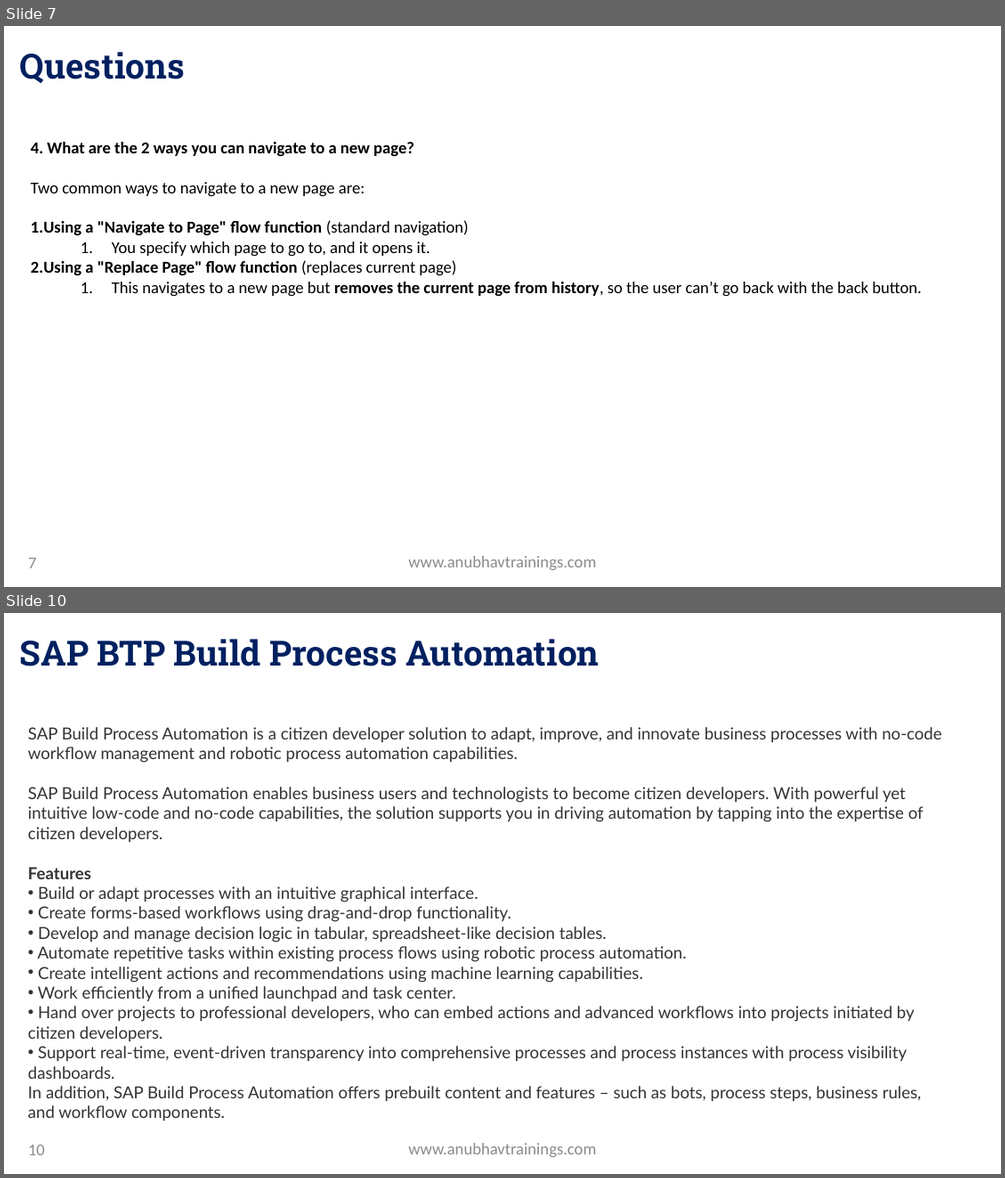
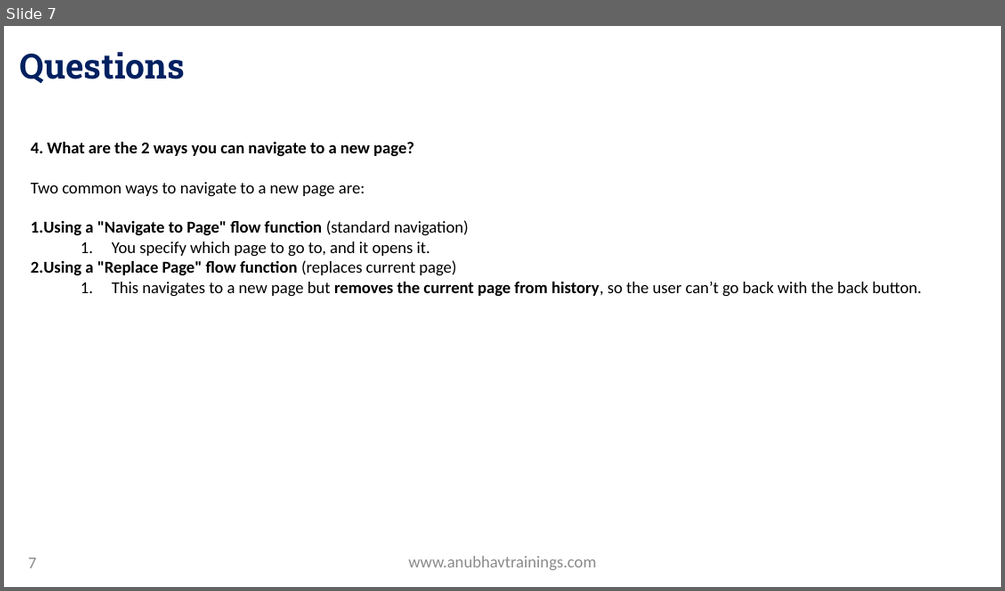
Before and after one commit to soyuztechnologies/SAP_BTP_Build_Apps_Training, a slide deck: Day 7/Day 7 -Build Apps Training.pptx. Shown one above the other, each under a label of ours: slides 7 and 10 before the commit, slide 7 after it; the slides between them are not shown. The pictures are 1005x1178 and 1005x591 pixels, drawn with LibreOffice and Linux fonts; fonts in the diff are those of the drawing; background and template pictures are left out. Boxes give left, top, right and bottom in pixels: in the first picture for what was removed or moved away, otherwise in the second. Text is boxed around its words. In the diff, an @@ line names an element or a change of style, - is before the commit and + after.

```diff
--- a/Day 7/Day 7 -Build Apps Training.pptx
+++ b/Day 7/Day 7 -Build Apps Training.pptx
@@ slide 10 removed at bbox=[4, 613, 1001, 1174], background picture (left out) @@
@@ title removed at bbox=[20, 639, 599, 666] @@
-SAP BTP Build Process Automation
@@ text removed at bbox=[28, 727, 941, 1121] @@
-SAP Build Process Automation is a citizen developer solution to adapt, improve, and innovate business processes with no-code workflow management and robotic process automation capabilities.
-SAP Build Process Automation enables business users and technologists to become citizen developers. With powerful yet intuitive low-code and no-code capabilities, the solution supports you in driving automation by tapping into the expertise of citizen developers.
-Features
-• Build or adapt processes with an intuitive graphical interface.
-• Create forms-based workflows using drag-and-drop functionality.
-• Develop and manage decision logic in tabular, spreadsheet-like decision tables.
-• Automate repetitive tasks within existing process flows using robotic process automation.
-• Create intelligent actions and recommendations using machine learning capabilities.
-• Work efficiently from a unified launchpad and task center.
-• Hand over projects to professional developers, who can embed actions and advanced workflows into projects initiated by citizen developers.
-• Support real-time, event-driven transparency into comprehensive processes and process instances with process visibility dashboards.
-In addition, SAP Build Process Automation offers prebuilt content and features – such as bots, process steps, business rules, and workflow components.
@@ page number removed at bbox=[28, 1144, 45, 1155] @@
-10
@@ text removed at bbox=[408, 1143, 596, 1157] @@
-www.anubhavtrainings.com
```
Also in this commit, not shown: 5 other slides removed, 1 other file.
